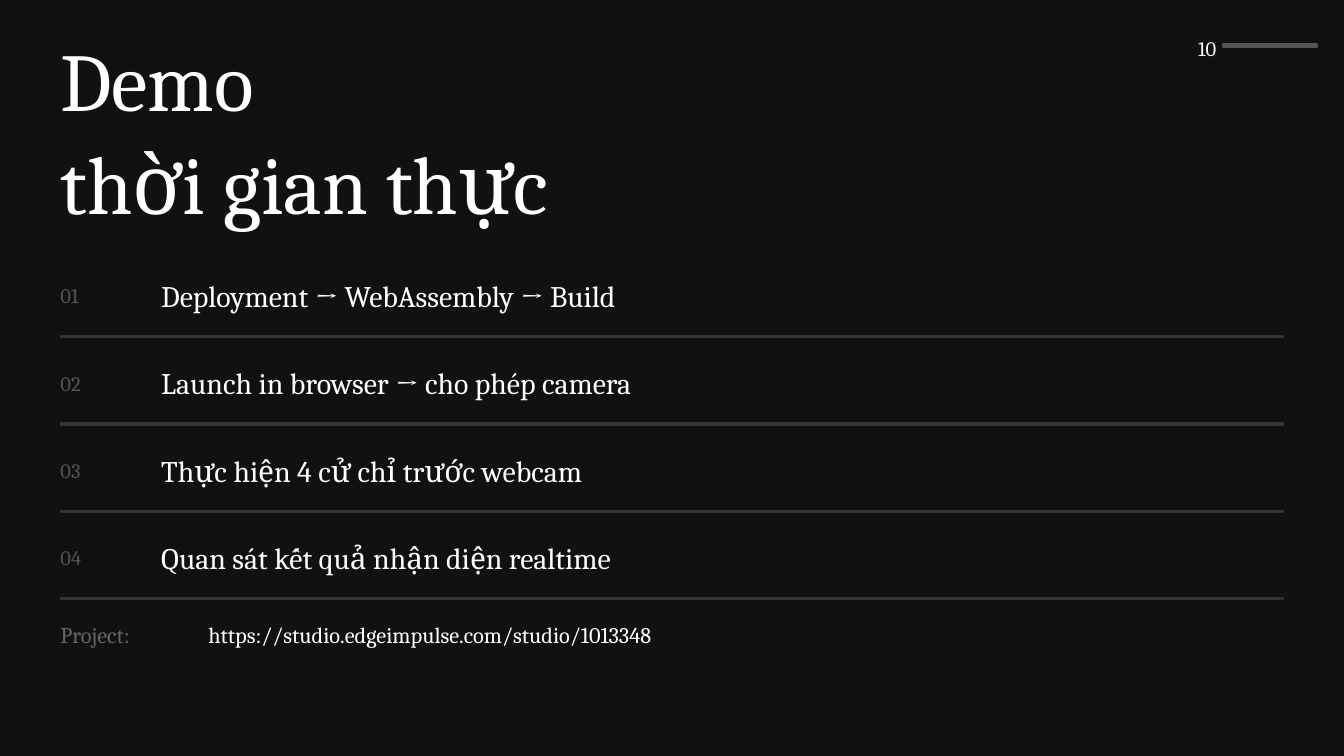
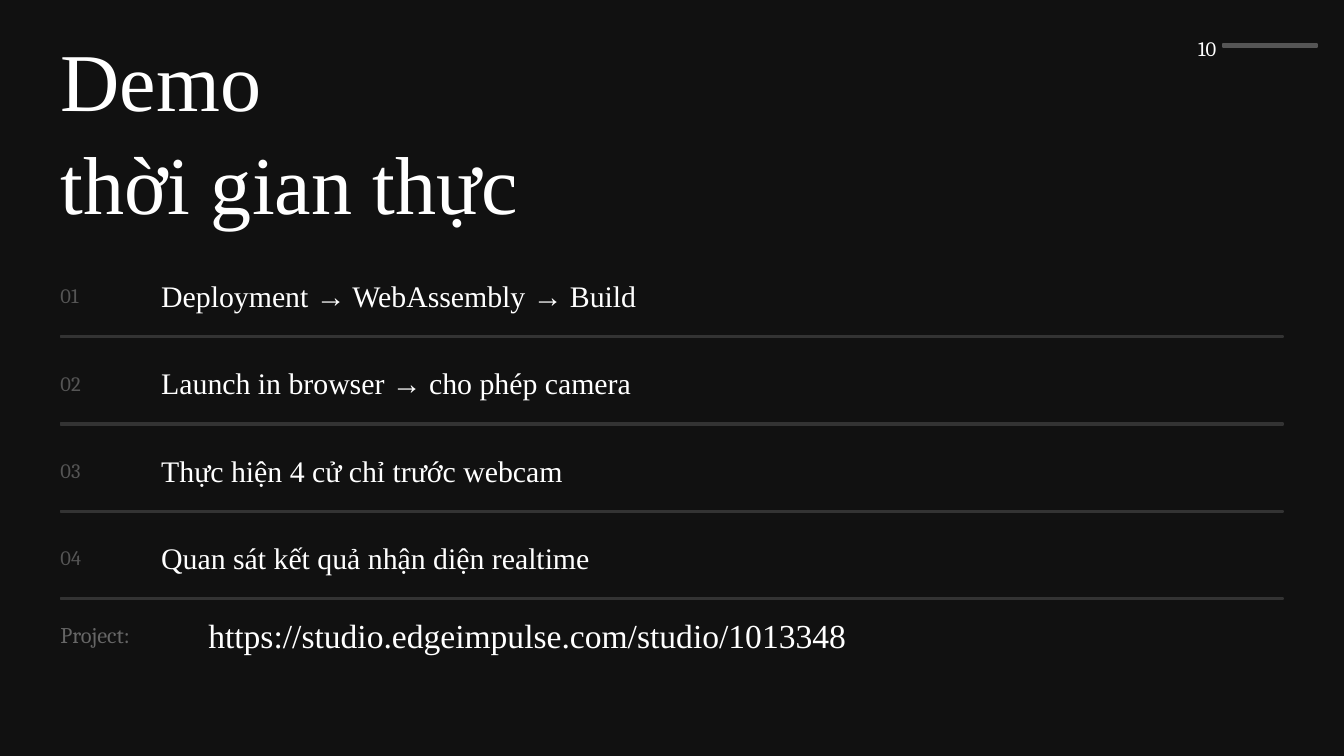
Before and after one commit to zrad224/mangcambien-cuoiky-N23DCCI018, a slide deck: slide 10 of docs/PhamAnDung_slide_cuoiky.pptx. Drawn at 1344x756 pixels with LibreOffice and Linux fonts; fonts in the diff are those of the drawing. Boxes give left, top, right and bottom in pixels: in the first picture for what was removed or moved away, otherwise in the second. Text is boxed around its words. In the diff, an @@ line names an element or a change of style, - is before the commit and + after.

```diff
--- a/docs/PhamAnDung_slide_cuoiky.pptx
+++ b/docs/PhamAnDung_slide_cuoiky.pptx
@@ font Cambria to Times New Roman in 5 elements at bbox=[60, 57, 518, 229], bbox=[161, 286, 636, 313], bbox=[161, 373, 631, 400], bbox=[161, 461, 562, 487], bbox=[161, 547, 589, 575] @@
@@ text "https://studio.edgeimpulse.com/studio/1013348" at bbox=[208, 624, 846, 655]: size 12 to 18 pt, font Cambria to Times New Roman @@
```
Also in this commit, not shown: 8 other slides changed, 1 other file.
